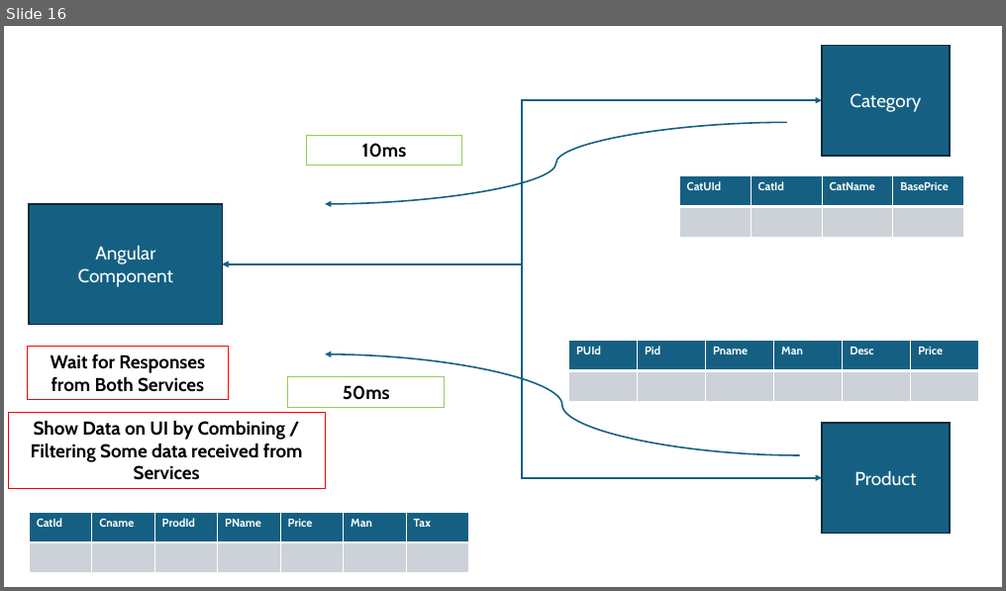
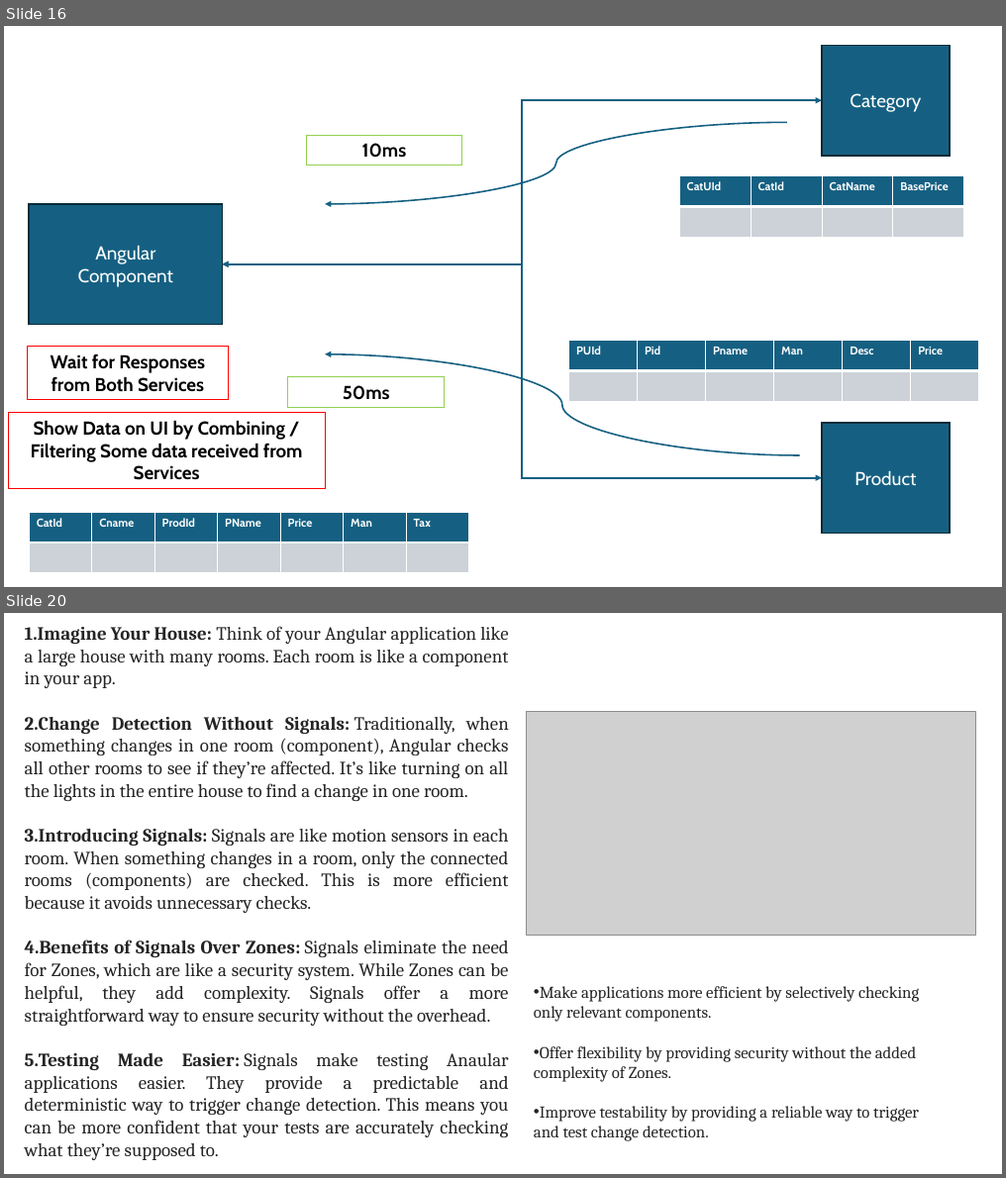
Before and after one commit to maheshsabnis/ng17guard, a slide deck: my-ng-app/Angular_Training_Images.pptx. Shown one above the other, each under a label of ours: slide 16 before the commit, slides 16 and 20 after it; the slides between them are not shown. The pictures are 1006x591 and 1006x1178 pixels, drawn with LibreOffice and Linux fonts; fonts in the diff are those of the drawing; grey boxes stand for pictures. Boxes give left, top, right and bottom in pixels: in the first picture for what was removed or moved away, otherwise in the second. Text is boxed around its words. In the diff, an @@ line names an element or a change of style, - is before the commit and + after.

```diff
--- a/my-ng-app/Angular_Training_Images.pptx
+++ b/my-ng-app/Angular_Training_Images.pptx
@@ slide 20 added at (4,613,1002,1174), background #FFFFFF @@
@@ text added at (25,626,509,1160), 18 pt, text #242424 @@
+1. Imagine Your House: Think of your Angular application like a large house with many rooms. Each room is like a component in your app.
+2. Change Detection Without Signals: Traditionally, when something changes in one room (component), Angular checks all other rooms to see if they’re affected. It’s like turning on all the lights in the entire house to find a change in one room.
+3. Introducing Signals: Signals are like motion sensors in each room. When something changes in a room, only the connected rooms (components) are checked. This is more efficient because it avoids unnecessary checks.
+4. Benefits of Signals Over Zones: Signals eliminate the need for Zones, which are like a security system. While Zones can be helpful, they add complexity. Signals offer a more straightforward way to ensure security without the overhead.
+5. Testing Made Easier: Signals make testing Anaular applications easier. They provide a predictable and deterministic way to trigger change detection. This means you can be more confident that your tests are accurately checking what they’re supposed to.
@@ picture added at (527,711,976,936) @@
@@ text added at (534,986,919,1142), 16 pt, text #242424 @@
+• Make applications more efficient by selectively checking only relevant components.
+• Offer flexibility by providing security without the added complexity of Zones.
+• Improve testability by providing a reliable way to trigger and test change detection.
```
Also in this commit, not shown: 5 other slides added, 23 other files.
